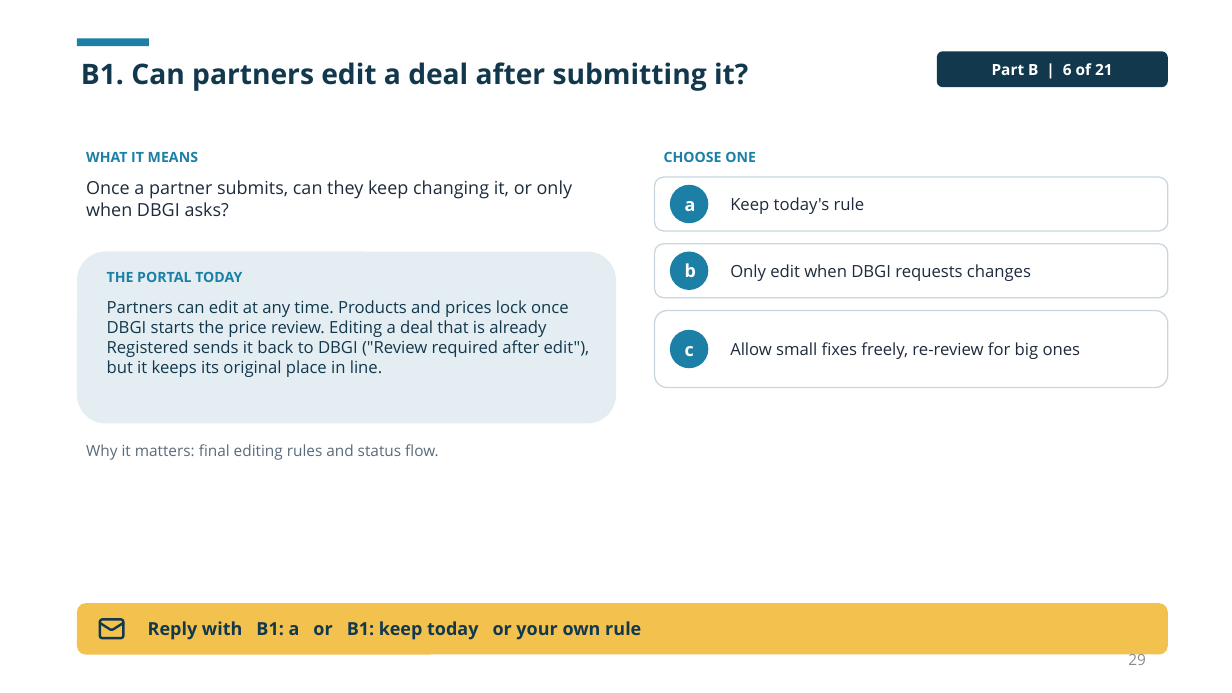
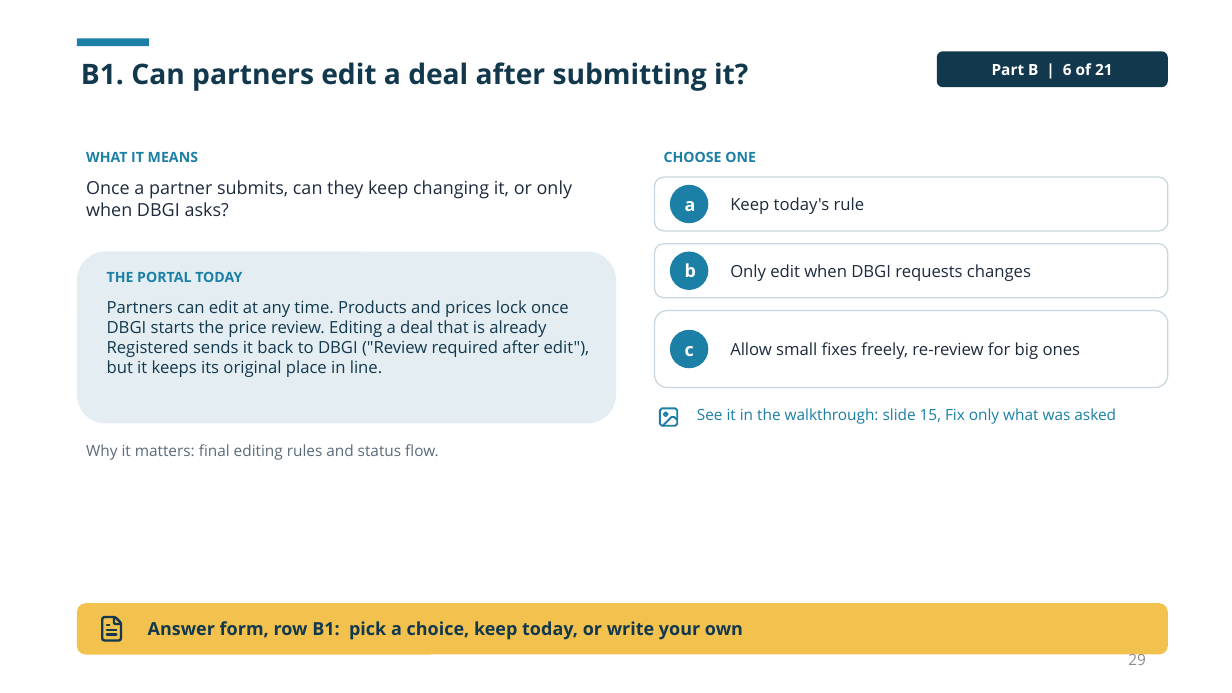
Before and after one commit to dbsuarez/dbgi-deal-registration-portal, a slide deck: slide 29 of docs/guides/Portal User Guide/Using the DBGI Portal.pptx. Drawn at 1232x693 pixels with LibreOffice and Linux fonts; fonts in the diff are those of the drawing. Boxes give left, top, right and bottom in pixels: in the first picture for what was removed or moved away, otherwise in the second. Text is boxed around its words. In the diff, an @@ line names an element or a change of style, - is before the commit and + after.

```diff
--- a/docs/guides/Portal User Guide/Using the DBGI Portal.pptx
+++ b/docs/guides/Portal User Guide/Using the DBGI Portal.pptx
@@ freeform shape added at bbox=[657, 406, 680, 429], outline #1B7FA6 1.5 pt @@
@@ text added at bbox=[697, 408, 1116, 424], 12 pt, text #1B7FA6 @@
+See it in the walkthrough: slide 15, Fix only what was asked
@@ freeform shape at bbox=[98, 615, 127, 643]: outline redrawn @@
@@ text at bbox=[148, 621, 743, 640]: text changed @@
-Reply with B1: a or B1: keep today or your own rule
+Answer form, row B1: pick a choice, keep today, or write your own
```
Also in this commit, not shown: 21 other slides changed, 4 other files.
